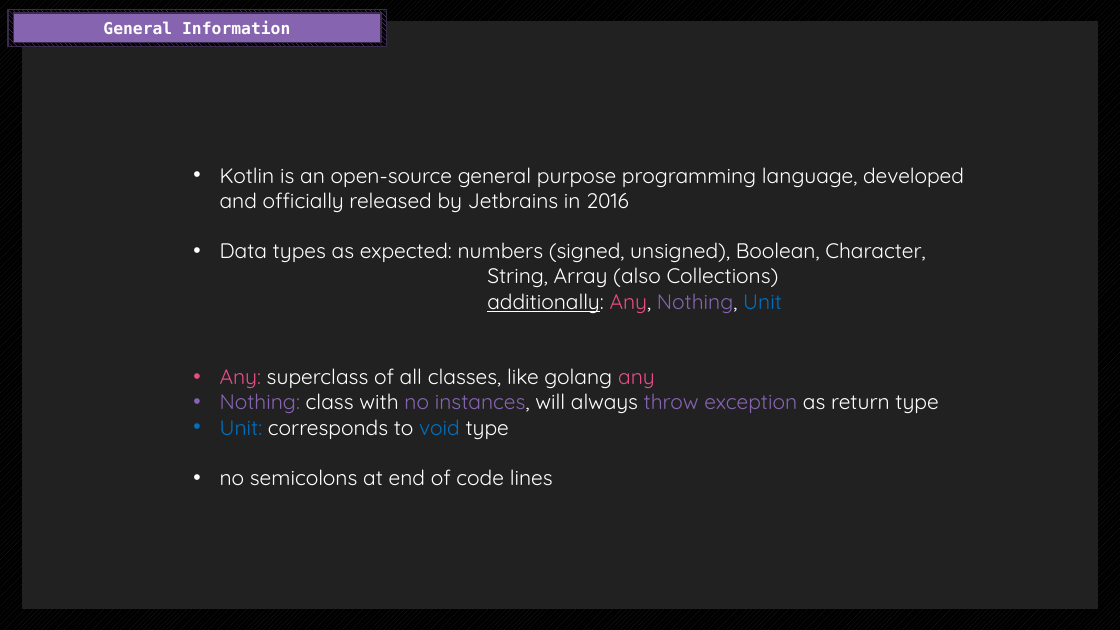
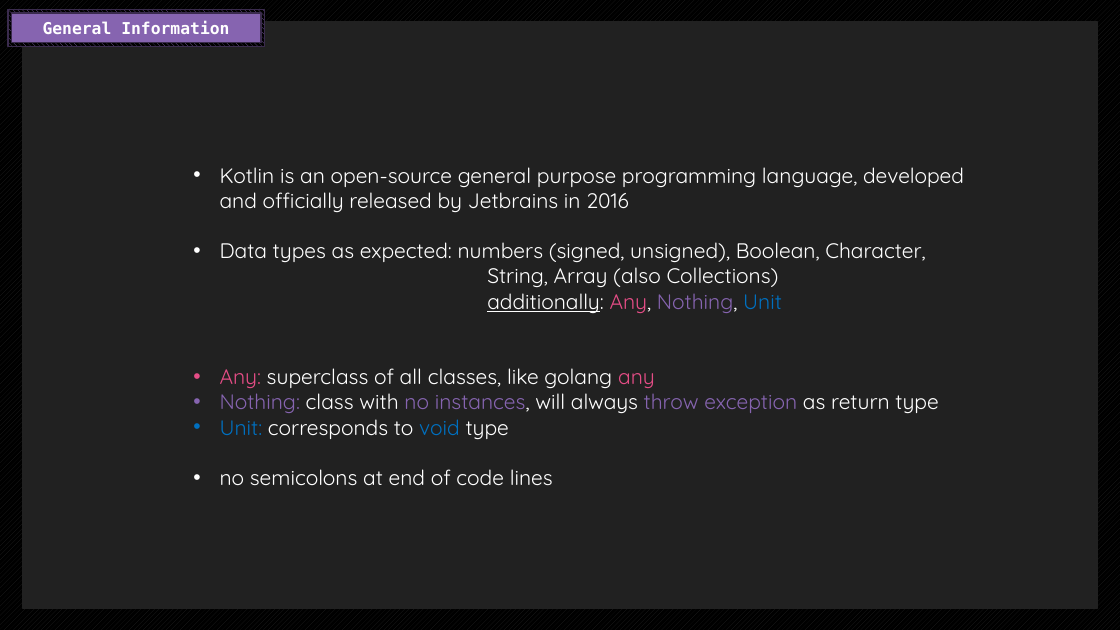
Before and after one commit to endorivium/informational-mastery, a slide deck: slide 2 of KP/Blitzlicht_Kotlin.pptx. Drawn at 1120x630 pixels with LibreOffice and Linux fonts; fonts in the diff are those of the drawing. Boxes give left, top, right and bottom in pixels: in the first picture for what was removed or moved away, otherwise in the second. Text is boxed around its words. In the diff, an @@ line names an element or a change of style, - is before the commit and + after.

Commit message:
kp

```diff
--- a/KP/Blitzlicht_Kotlin.pptx
+++ b/KP/Blitzlicht_Kotlin.pptx
@@ rectangle: place and size @@
-rectangle at box(8, 9, 386, 47)
+rectangle at box(8, 9, 265, 47)
@@ rectangle "General Information": place and size @@
-rectangle "General Information" at box(13, 13, 381, 42)
+rectangle "General Information" at box(12, 13, 261, 42)
```
